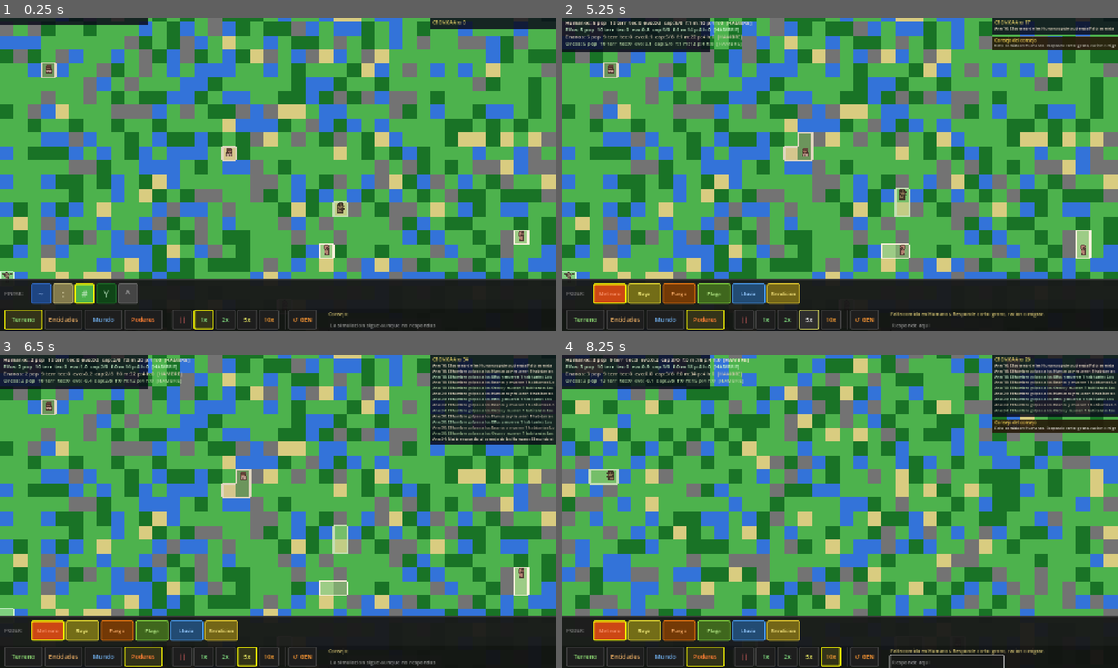
Above: before the commit, frames 1-4 (two rows, left to right).
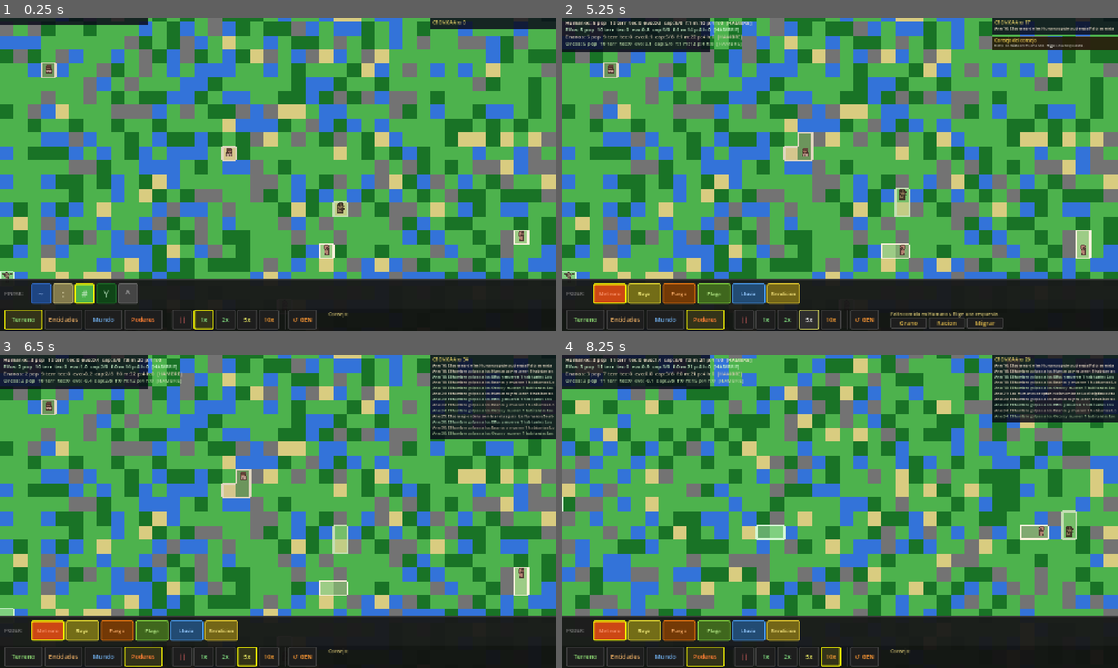
Above: after the commit, the same moments.

Repository: scastorina/civilizatio
Game: Godot game, scene res://scenes/Main.tscn
The game is run twice, just before and just after one commit, with the same random seed, the same clock (stepped at 60 frames per second) and the same inputs.
Inputs (mouse positions are in pixels of both pictures, inside the frame that each line leads up to):
- Up to frame 1 (0.25 s): no input
- Up to frame 2 (5.25 s): click "Entidades" at 0.5 s; click "Mundo" at 1.25 s; click "Poderes" at 2 s; click "||" at 2.75 s; click "1x" at 3.5 s; click "2x" at 4.25 s; click "5x" at 5 s
- Up to frame 3 (6.5 s): click (344, 661) at 5.75 s, where only the run after the commit has a clickable "Grano"
- Up to frame 4 (8.25 s): click "10x" at 6.5 s; click "↺ GEN" at 7.25 s; click (945, 661) at 8 s, where only the run after the commit has a clickable "Racion"

The runs differ from the first frame. In frame 1, 0.2% of the frame differs, in the area x 59-79%, y 97-100%; in frame 2, 0.5%; in frame 3, 0.8%; in frame 4, 3.1%, in the area x 0-100%, y 1-100%.

Commit message:
Use buttons for chronicle advice choices

Diff:
--- a/scripts/GameUI.gd
+++ b/scripts/GameUI.gd
@@ -56,7 +56,7 @@
 var _power_content: Control
 var _species_data: Array[Dictionary] = []
 var _chronicle_prompt_label: Label
-var _chronicle_input: LineEdit
+var _chronicle_reply_buttons: Array[Button] = []
 
 func _ready() -> void:
 	layer = 10
@@ -143,15 +143,15 @@
 	_chronicle_prompt_label.add_theme_color_override("font_color", Color(0.85, 0.78, 0.46))
 	bar.add_child(_chronicle_prompt_label)
 
-	_chronicle_input = LineEdit.new()
-	_chronicle_input.position = Vector2(x + 92.0, yc + 20.0)
-	_chronicle_input.size = Vector2(260.0, 24.0)
-	_chronicle_input.placeholder_text = "Responde aqui si la cronica pide consejo"
-	_chronicle_input.max_length = 32
-	_chronicle_input.editable = false
-	_chronicle_input.add_theme_font_size_override("font_size", 12)
-	_chronicle_input.text_submitted.connect(_on_chronicle_reply_submitted)
-	bar.add_child(_chronicle_input)
+	for i in range(3):
+		var reply_btn := _make_icon_btn("...", Color(0.82, 0.68, 0.28))
+		reply_btn.position = Vector2(x + 92.0 + i * 88.0, yc + 18.0)
+		reply_btn.size = Vector2(84.0, 26.0)
+		reply_btn.visible = false
+		var option_idx := i
+		reply_btn.pressed.connect(func(): _on_chronicle_reply_pressed(option_idx))
+		bar.add_child(reply_btn)
+		_chronicle_reply_buttons.append(reply_btn)
 
 	_refresh_speed_highlights()
 	_refresh_tab_highlights()
@@ -287,25 +287,31 @@
 	_refresh_power_highlights()
 	power_selected.emit(idx)
 
-func _on_chronicle_reply_submitted(text: String) -> void:
-	var cleaned := text.strip_edges()
-	if cleaned == "":
+func _on_chronicle_reply_pressed(idx: int) -> void:
+	if idx < 0 or idx >= _chronicle_reply_buttons.size():
 		return
-	chronicle_reply_submitted.emit(cleaned)
-	_chronicle_input.clear()
-
-func set_chronicle_prompt(text: String, waiting: bool) -> void:
-	if _chronicle_prompt_label == null or _chronicle_input == null:
+	var label := _chronicle_reply_buttons[idx].text.strip_edges()
+	if label == "":
+		return
+	chronicle_reply_submitted.emit(label)
+
+func set_chronicle_prompt(text: String, waiting: bool, options: Array[String] = []) -> void:
+	if _chronicle_prompt_label == null:
 		return
 	_chronicle_prompt_label.text = text if waiting else "Consejo:"
-	_chronicle_input.editable = waiting
-	_chronicle_input.placeholder_text = "Responde aqui" if waiting else "La simulacion sigue aunque no respondas"
-	if not waiting:
-		_chronicle_input.release_focus()
-		_chronicle_input.clear()
+	for i in _chronicle_reply_buttons.size():
+		var btn := _chronicle_reply_buttons[i]
+		if waiting and i < options.size():
+			btn.text = options[i]
+			btn.visible = true
+			btn.disabled = false
+		else:
+			btn.text = ""
+			btn.visible = false
+			btn.disabled = true
 
 func is_reply_input_focused() -> bool:
-	return _chronicle_input != null and _chronicle_input.has_focus()
+	return false
 
 func _refresh_tab_highlights() -> void:
 	for key in _tab_btns:
--- a/scripts/Main.gd
+++ b/scripts/Main.gd
@@ -415,13 +415,14 @@
 func _fortification_name(level: int) -> String:
 	return FORTIFICATION_NAMES[clampi(level, 0, FORTIFICATION_NAMES.size() - 1)]
 
-func _offer_advice(topic: String, species: String, prompt: String, expires_in: int = 18) -> void:
+func _offer_advice(topic: String, species: String, prompt: String, options: Array[String], expires_in: int = 18) -> void:
 	if not _active_advice.is_empty():
 		return
 	_active_advice = {
 		"topic": topic,
 		"species": species,
 		"prompt": prompt,
+		"options": options,
 		"expires": world_year + expires_in,
 	}
 	_next_advice_year = world_year + expires_in + 24
@@ -439,12 +440,12 @@
 	for sp: String in _species_pressures.keys():
 		var state := _species_pressures.get(sp, {}) as Dictionary
 		if (state.get("starving", false) as bool) and (state.get("capacity", 0) as int) > 0:
-			_offer_advice("food", sp, "Falta comida en %s. Responde corto: grano, racion o migrar." % sp)
+			_offer_advice("food", sp, "Falta comida en %s. Elige una respuesta." % sp, ["Grano", "Racion", "Migrar"])
 			return
 	for key: String in _war_pairs.keys():
 		var parts := key.split("|")
 		if parts.size() == 2:
-			_offer_advice("war", parts[0], "La guerra crece entre %s y %s. Responde: muro, paz o saqueo." % [parts[0], parts[1]])
+			_offer_advice("war", parts[0], "La guerra crece entre %s y %s. Elige la postura del consejo." % [parts[0], parts[1]], ["Muro", "Paz", "Saqueo"])
 			return
 	for species: String in _species_fleets.keys():
 		var fleet := _fleet_state(species)
@@ -455,7 +456,7 @@
 				if route.get("mode", "land") == "sea" and route.get("species", "") == species:
 					sea_routes += 1
 			if sea_routes == 0:
-				_offer_advice("port", species, "Los puertos de %s quedaron aislados. Responde: puerto, costa o flota." % species)
+				_offer_advice("port", species, "Los puertos de %s quedaron aislados. Elige la prioridad." % species, ["Puerto", "Costa", "Flota"])
 				return
 
 func _on_chronicle_reply_submitted(text: String) -> void:
@@ -2026,8 +2027,11 @@
 			hero_lines.append("★ %s (%s) — %d batallas" % [h.hero_name, h.species_name, h.battles_won])
 			hero_colors.append((_species_colors.get(h.species_name, Color.WHITE) as Color))
 	var advisory_prompt := _active_advice.get("prompt", "") as String if not _active_advice.is_empty() else ""
+	var advisory_options: Array[String] = []
+	if not _active_advice.is_empty():
+		advisory_options.assign(_active_advice.get("options", []) as Array)
 	hud.refresh(stats_lines, stats_colors, _chronicle, _chronicle_colors, hero_lines, hero_colors, world_year, advisory_prompt, not _active_advice.is_empty())
-	ui.set_chronicle_prompt(advisory_prompt, not _active_advice.is_empty())
+	ui.set_chronicle_prompt(advisory_prompt, not _active_advice.is_empty(), advisory_options)
 
 func _has_human_in_cell(cell: Vector2i) -> bool:
 	for human in humans:
